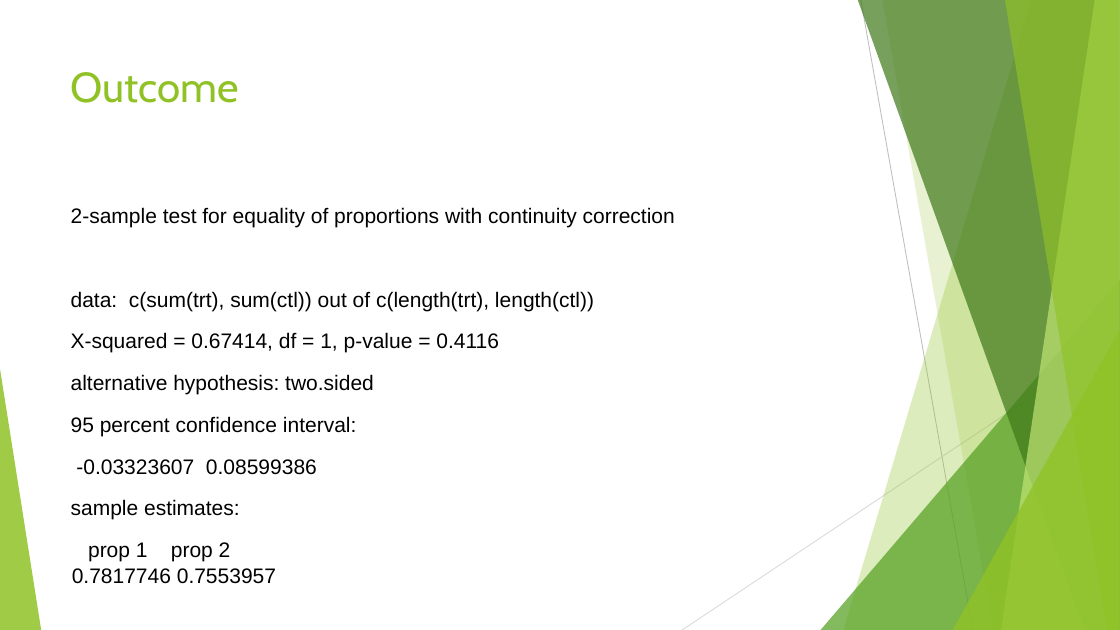
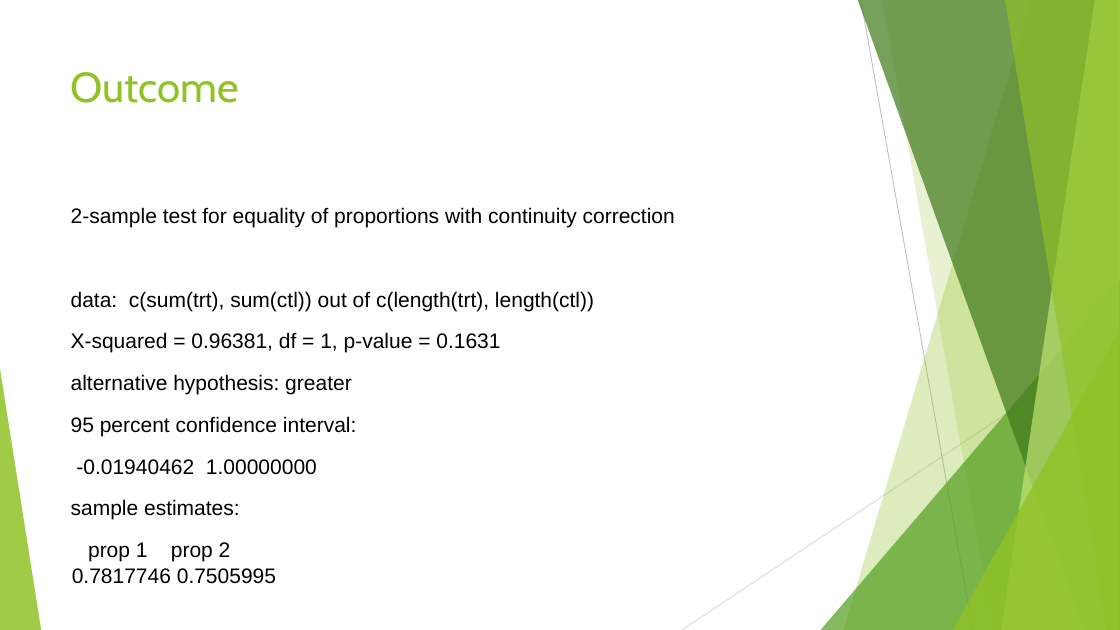
Before and after one commit to anhualin/MyLearning, a slide deck: slide 29 of FDA2018/FDA_Presentation.pptx (slide 30 before the commit). Drawn at 1120x630 pixels with LibreOffice and Linux fonts; fonts in the diff are those of the drawing. Boxes give left, top, right and bottom in pixels: in the first picture for what was removed or moved away, otherwise in the second. Text is boxed around its words. In the diff, an @@ line names an element or a change of style, - is before the commit and + after.

```diff
--- a/FDA2018/FDA_Presentation.pptx
+++ b/FDA2018/FDA_Presentation.pptx
@@ text at [71,207,675,562]: text changed @@
-2-sample test for equality of proportions with continuity correction
-data: c(sum(trt), sum(ctl)) out of c(length(trt), length(ctl))
-X-squared = 0.67414, df = 1, p-value = 0.4116
-alternative hypothesis: two.sided
-95 percent confidence interval:
--0.03323607 0.08599386
-sample estimates:
-prop 1 prop 2
-0.7817746 0.7553957
+2-sample test for equality of proportions with continuity correction
+data: c(sum(trt), sum(ctl)) out of c(length(trt), length(ctl))
+X-squared = 0.96381, df = 1, p-value = 0.1631
+alternative hypothesis: greater
+95 percent confidence interval:
+-0.01940462 1.00000000
+sample estimates:
+prop 1 prop 2
+0.7817746 0.7505995
```
Also in this commit, not shown: 18 other slides changed, 13 slides added, 1 slide removed, 6 other files.
